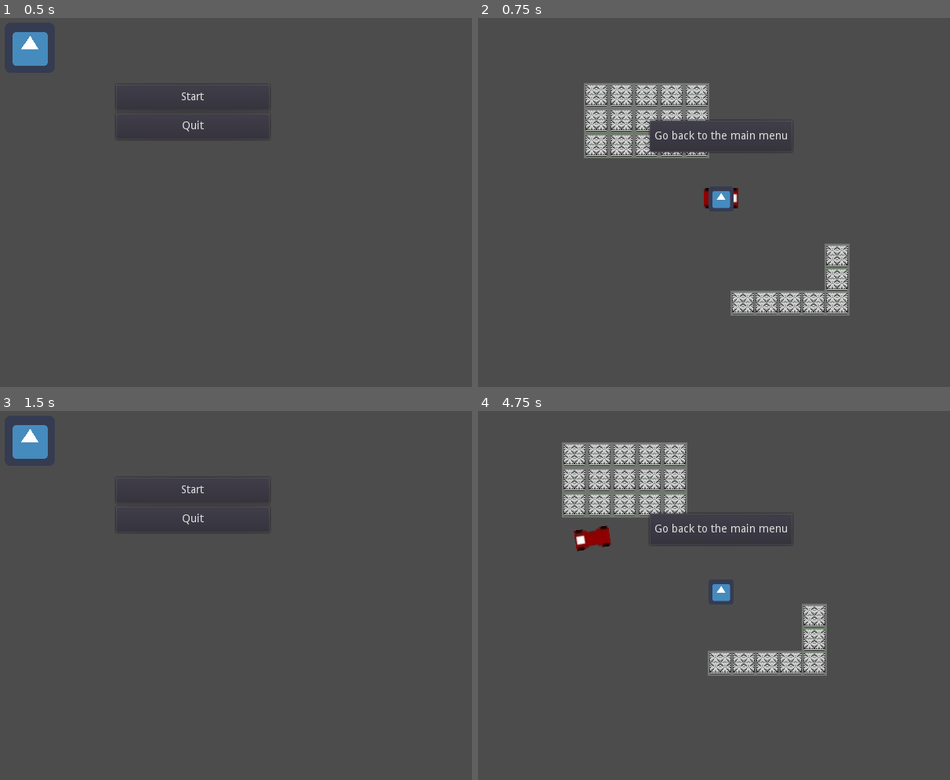
Above: before the commit, frames 1-4 (two rows, left to right).
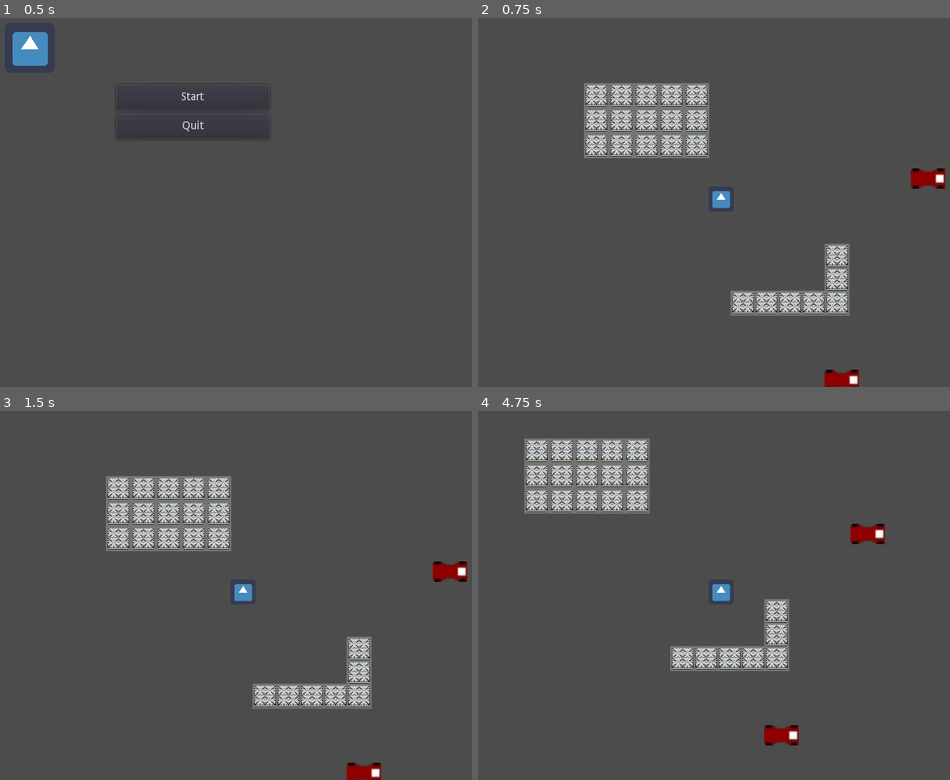
Above: after the commit, the same moments.

Repository: svntax/LD41-C2IG
Game: Godot game, scene res://Scenes/main_menu.tscn
Two runs of this game, one before a commit and one after it. Both use one fixed random seed, a clock stepped at 60 frames per second and the inputs below. The engine's default icon, where the game draws it, is replaced by a stand-in: a white triangle on a blue panel in a dark square.
Inputs (mouse positions are in pixels of both pictures, inside the frame that each line leads up to):
- Up to frame 1 (0.5 s): no input
- Up to frame 2 (0.75 s): click "Start" at 0.5 s
- Up to frame 3 (1.5 s): click (240, 529) at 1.25 s, where only the run before the commit has a clickable "Go back to the main menu"
- Up to frame 4 (4.75 s): click (671, 492) at 2 s, where only the run before the commit has a clickable "Start"; tap Enter at 2.75 s; hold D (STEER_RIGHT) 2.78-3.53 s; tap Space (RIDE_VEHICLE) at 2.85, 3.6, 4.35 s; hold S (BRAKE) 3.53-4.28 s; hold D (STEER_RIGHT) from 4.28 s (still down)

Frame 1 is identical in both runs. In frame 2, 1.9% of the frame differs, in the area x 36-100%, y 27-100%; in frame 3, 8.6%; in frame 4, 11%, in the area x 9-87%, y 7-91%.

Commit message:
Vehicle is now a separate object. Player can enter and exit any vehicle objects.

Diff:
--- a/Scenes/gameplay.tscn
+++ b/Scenes/gameplay.tscn
@@ -1,17 +1,14 @@
-[gd_scene load_steps=5 format=2]
+[gd_scene load_steps=6 format=2]
 
-[ext_resource path="res://Scenes/player.tscn" type="PackedScene" id=1]
-[ext_resource path="res://Scenes/pause_menu_ui.tscn" type="PackedScene" id=2]
-[ext_resource path="res://Scenes/wall.tscn" type="PackedScene" id=3]
-[ext_resource path="res://Scenes/Terrain.tscn" type="PackedScene" id=4]
+[ext_resource path="res://Scenes/pause_menu_ui.tscn" type="PackedScene" id=1]
+[ext_resource path="res://Scenes/wall.tscn" type="PackedScene" id=2]
+[ext_resource path="res://Scenes/Terrain.tscn" type="PackedScene" id=3]
+[ext_resource path="res://Scenes/vehicle.tscn" type="PackedScene" id=4]
+[ext_resource path="res://Scenes/player.tscn" type="PackedScene" id=5]
 
-[node name="Game" type="Node2D"]
+[node name="Game" type="Node2D" index="0"]
 
-[node name="PlayerRoot" parent="." index="0" instance=ExtResource( 1 )]
-
-position = Vector2( 158.667, 131.944 )
-
-[node name="CanvasLayer" type="CanvasLayer" parent="." index="1"]
+[node name="CanvasLayer" type="CanvasLayer" parent="." index="0"]
 
 layer = 1
 offset = Vector2( 0, 0 )
@@ -19,39 +16,52 @@
 scale = Vector2( 1, 1 )
 transform = Transform2D( 1, 0, 0, 1, 0, 0 )
 
-[node name="PauseMenuUI" parent="CanvasLayer" index="0" instance=ExtResource( 2 )]
+[node name="PauseMenuUI" parent="CanvasLayer" index="0" instance=ExtResource( 1 )]
 
+visible = false
 margin_left = 229.0
 margin_top = 140.0
 margin_right = 411.0
 margin_bottom = 180.0
 
-[node name="Wall" parent="." index="2" instance=ExtResource( 3 )]
+[node name="Wall" parent="." index="1" instance=ExtResource( 2 )]
 
 position = Vector2( 186.616, 265.191 )
 
-[node name="Wall2" parent="." index="3" instance=ExtResource( 3 )]
+[node name="Wall2" parent="." index="2" instance=ExtResource( 2 )]
 
 position = Vector2( 216.616, 265.191 )
 
-[node name="Wall3" parent="." index="4" instance=ExtResource( 3 )]
+[node name="Wall3" parent="." index="3" instance=ExtResource( 2 )]
 
 position = Vector2( 246.616, 265.191 )
 
-[node name="Wall4" parent="." index="5" instance=ExtResource( 3 )]
+[node name="Wall4" parent="." index="4" instance=ExtResource( 2 )]
 
 position = Vector2( 276.616, 265.191 )
 
-[node name="Wall5" parent="." index="6" instance=ExtResource( 3 )]
+[node name="Wall5" parent="." index="5" instance=ExtResource( 2 )]
 
 position = Vector2( 306.616, 265.191 )
 
-[node name="Wall6" parent="." index="7" instance=ExtResource( 3 )]
+[node name="Wall6" parent="." index="6" instance=ExtResource( 2 )]
 
 position = Vector2( 306.616, 235.191 )
 
-[node name="Wall7" parent="." index="8" instance=ExtResource( 3 )]
+[node name="Wall7" parent="." index="7" instance=ExtResource( 2 )]
 
 position = Vector2( 306.616, 205.191 )
 
-[node name="TerrainGenerator" parent="." index="9" instance=ExtResource( 4 )]
+[node name="TerrainGenerator" parent="." index="8" instance=ExtResource( 3 )]
+
+[node name="VehicleRigidBody" parent="." index="9" instance=ExtResource( 4 )]
+
+position = Vector2( 312.615, 364.246 )
+
+[node name="VehicleRigidBody2" parent="." index="10" instance=ExtResource( 4 )]
+
+position = Vector2( 422.371, 106.495 )
+
+[node name="PlayerRoot" parent="." index="11" instance=ExtResource( 5 )]
+
+position = Vector2( 158.667, 131.944 )
--- a/Scenes/player.tscn
+++ b/Scenes/player.tscn
@@ -1,90 +1,27 @@
-[gd_scene load_steps=6 format=2]
+[gd_scene load_steps=4 format=2]
 
 [ext_resource path="res://Scripts/player_controls.gd" type="Script" id=1]
-[ext_resource path="res://Sprites/kart.png" type="Texture" id=2]
-[ext_resource path="res://icon.png" type="Texture" id=3]
-
-[sub_resource type="RectangleShape2D" id=1]
-
-custom_solver_bias = 0.0
-extents = Vector2( 22, 13 )
+[ext_resource path="res://icon.png" type="Texture" id=2]
 
 [sub_resource type="RectangleShape2D" id=2]
 
 custom_solver_bias = 0.0
 extents = Vector2( 16, 16 )
 
-[node name="PlayerRoot" type="Node2D" index="0"]
+[node name="PlayerRoot" type="Node2D"]
 
-[node name="PlayerRigidBody" type="RigidBody2D" parent="." index="0"]
+[node name="PlayerKinematicBody" type="KinematicBody2D" parent="." index="0"]
 
 input_pickable = false
 collision_layer = 1
-collision_mask = 2
-mode = 0
-mass = 1.0
-friction = 1.0
-bounce = 0.0
-gravity_scale = 1.0
-custom_integrator = false
-continuous_cd = 0
-contacts_reported = 0
-contact_monitor = false
-sleeping = false
-can_sleep = true
-linear_velocity = Vector2( 0, 0 )
-linear_damp = 2.0
-angular_velocity = 0.0
-angular_damp = 8.0
+collision_mask = 4
+collision/safe_margin = 0.08
 script = ExtResource( 1 )
 _sections_unfolded = [ "Angular", "Collision", "Linear" ]
 WALK_SPEED = 64
 STEERING_SPEED = 8
 ACCELERATION = 16
 BRAKE_AMOUNT = 4
-
-[node name="CollisionShape2D" type="CollisionShape2D" parent="PlayerRigidBody" index="0"]
-
-shape = SubResource( 1 )
-
-[node name="VehicleSprite" type="Sprite" parent="PlayerRigidBody" index="1"]
-
-scale = Vector2( 2, 2 )
-texture = ExtResource( 2 )
-_sections_unfolded = [ "Transform" ]
-
-[node name="VehicleCamera" type="Camera2D" parent="PlayerRigidBody" index="2"]
-
-anchor_mode = 1
-rotating = false
-current = false
-zoom = Vector2( 1, 1 )
-limit_left = -10000000
-limit_top = -10000000
-limit_right = 10000000
-limit_bottom = 10000000
-limit_smoothed = false
-drag_margin_h_enabled = false
-drag_margin_v_enabled = false
-smoothing_enabled = false
-smoothing_speed = 5.0
-offset_v = 0.0
-offset_h = 0.0
-drag_margin_left = 0.2
-drag_margin_top = 0.2
-drag_margin_right = 0.2
-drag_margin_bottom = 0.2
-editor_draw_screen = true
-editor_draw_limits = false
-editor_draw_drag_margin = false
-
-[node name="PlayerKinematicBody" type="KinematicBody2D" parent="." index="1"]
-
-input_pickable = false
-collision_layer = 1
-collision_mask = 2
-collision/safe_margin = 0.08
-_sections_unfolded = [ "Angular", "Collision", "Linear" ]
 
 [node name="CollisionShape2D" type="CollisionShape2D" parent="PlayerKinematicBody" index="0"]
 
--- /dev/null
+++ b/Scenes/vehicle.tscn
@@ -0,0 +1,67 @@
+[gd_scene load_steps=3 format=2]
+
+[ext_resource path="res://Sprites/kart.png" type="Texture" id=1]
+
+[sub_resource type="RectangleShape2D" id=1]
+
+custom_solver_bias = 0.0
+extents = Vector2( 22, 13 )
+
+[node name="VehicleRigidBody" type="RigidBody2D" groups=[
+"vehicles",
+]]
+
+input_pickable = false
+collision_layer = 2
+collision_mask = 6
+mode = 0
+mass = 1.0
+friction = 1.0
+bounce = 0.0
+gravity_scale = 1.0
+custom_integrator = false
+continuous_cd = 0
+contacts_reported = 0
+contact_monitor = false
+sleeping = false
+can_sleep = true
+linear_velocity = Vector2( 0, 0 )
+linear_damp = 3.0
+angular_velocity = 0.0
+angular_damp = 6.0
+_sections_unfolded = [ "Angular", "Collision", "Linear" ]
+
+[node name="CollisionShape2D" type="CollisionShape2D" parent="." index="0"]
+
+shape = SubResource( 1 )
+
+[node name="VehicleSprite" type="Sprite" parent="." index="1"]
+
+scale = Vector2( 2, 2 )
+texture = ExtResource( 1 )
+_sections_unfolded = [ "Transform" ]
+
+[node name="VehicleCamera" type="Camera2D" parent="." index="2"]
+
+anchor_mode = 1
+rotating = false
+current = false
+zoom = Vector2( 1, 1 )
+limit_left = -10000000
+limit_top = -10000000
+limit_right = 10000000
+limit_bottom = 10000000
+limit_smoothed = false
+drag_margin_h_enabled = false
+drag_margin_v_enabled = false
+smoothing_enabled = false
+smoothing_speed = 5.0
+offset_v = 0.0
+offset_h = 0.0
+drag_margin_left = 0.2
+drag_margin_top = 0.2
+drag_margin_right = 0.2
+drag_margin_bottom = 0.2
+editor_draw_screen = true
+editor_draw_limits = false
+editor_draw_drag_margin = false
--- a/Scenes/wall.tscn
+++ b/Scenes/wall.tscn
@@ -10,8 +10,8 @@
 [node name="Wall" type="StaticBody2D"]
 
 input_pickable = false
-collision_layer = 3
-collision_mask = 1
+collision_layer = 7
+collision_mask = 3
 constant_linear_velocity = Vector2( 0, 0 )
 constant_angular_velocity = 0.0
 friction = 1.0
--- a/Scripts/player_controls.gd
+++ b/Scripts/player_controls.gd
@@ -1,4 +1,4 @@
-extends RigidBody2D
+extends KinematicBody2D
 
 #Walking constants, adjustable
 export (int) var WALK_SPEED = 64
@@ -14,18 +14,15 @@
 var VEHICLE_MODE = false
 var MIN_DIST = 48
 var walkingSprite
-var vehicleSprite
 var personCamera
-var vehicleCamera
 var kinematicBody
+var vehicleBody
 
 func _ready():
     walkingSprite = get_parent().find_node("WalkingSprite")
-    vehicleSprite = get_parent().find_node("VehicleSprite")
-    kinematicBody = get_parent().get_parent().find_node("PlayerKinematicBody")
-    personCamera = get_parent().find_node("PersonCamera")
-    vehicleCamera = find_node("VehicleCamera")
-    #self.mode = RigidBody2D.MODE_KINEMATIC
+    kinematicBody = self
+    personCamera = find_node("PersonCamera")
+    vehicleBody = null
 
 #General update loop
 func _process(delta):
@@ -33,21 +30,23 @@
         if(VEHICLE_MODE):
             #Get out of the vehicle, back to walking
             VEHICLE_MODE = false
-            #self.mode = RigidBody2D.MODE_KINEMATIC
             walkingSprite.show()
-            kinematicBody.set_collision_layer_bit(1, 1)
+            kinematicBody.set_collision_layer_bit(0, 1)
             personCamera.make_current()
-            kinematicBody.position = self.position
+            kinematicBody.global_position = vehicleBody.global_position
         else:
             #Only if near vehicle
-            var dist = self.position.distance_to(kinematicBody.position)
-            print(dist)
-            if(dist < MIN_DIST):
-                VEHICLE_MODE = true
-                #self.mode = RigidBody2D.MODE_RIGID
-                walkingSprite.hide()
-                kinematicBody.set_collision_layer_bit(1, 0)
-                vehicleCamera.make_current()
+            var vehicleList = get_tree().get_nodes_in_group("vehicles")
+            for v in vehicleList:
+                #TODO might have to adjust if multiple vehicles nearby
+                var dist = self.global_position.distance_to(v.global_position)
+                if(dist < MIN_DIST):
+                    VEHICLE_MODE = true
+                    walkingSprite.hide()
+                    kinematicBody.set_collision_layer_bit(0, 0)
+                    vehicleBody = v
+                    vehicleBody.find_node("VehicleCamera").make_current()
+                    break
 
 #Update loop for handling anything physics related
 func _physics_process(delta):
@@ -56,15 +55,15 @@
         #depending on whether the player is steering left and right
         #or just accelerating or braking
         if(Input.is_action_pressed("STEER_LEFT")):
-            self.apply_impulse(Vector2(-8, 0), Vector2(0, STEERING_SPEED))
-            self.apply_impulse(Vector2(8, 0), Vector2(0, -STEERING_SPEED))
+            vehicleBody.apply_impulse(Vector2(-8, 0), Vector2(0, STEERING_SPEED))
+            vehicleBody.apply_impulse(Vector2(8, 0), Vector2(0, -STEERING_SPEED))
         if(Input.is_action_pressed("STEER_RIGHT")):
-            self.apply_impulse(Vector2(-8, 0), Vector2(0, -STEERING_SPEED))
-            self.apply_impulse(Vector2(8, 0), Vector2(0, STEERING_SPEED))
+            vehicleBody.apply_impulse(Vector2(-8, 0), Vector2(0, -STEERING_SPEED))
+            vehicleBody.apply_impulse(Vector2(8, 0), Vector2(0, STEERING_SPEED))
         if(Input.is_action_pressed("DRIVE_FORWARD")):
-            var vx = cos(self.rotation) * ACCELERATION
-            var vy = sin(self.rotation) * ACCELERATION
-            self.apply_impulse(Vector2(0, 0), Vector2(vx, vy))
+            var vx = cos(vehicleBody.rotation) * ACCELERATION
+            var vy = sin(vehicleBody.rotation) * ACCELERATION
+            vehicleBody.apply_impulse(Vector2(0, 0), Vector2(vx, vy))
         if(Input.is_action_pressed("BRAKE")):
             #TODO brake
             pass
@@ -80,6 +79,4 @@
             walkVel.y = -WALK_SPEED
         if(Input.is_action_pressed("WALK_DOWN")):
             walkVel.y = WALK_SPEED
-        #kinematicBody.move(Vector2(walkVel.x, 0))
-        #kinematicBody.move(Vector2(0, walkVel.y))
         kinematicBody.move_and_slide(walkVel)
Not shown: 1 places in Scenes/player.tscn that only renumber resources
